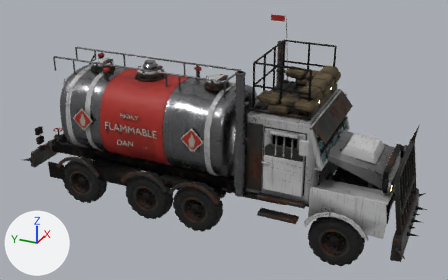
What one commit did to the glTF model public/models/vehicles/e_tanker.glb.
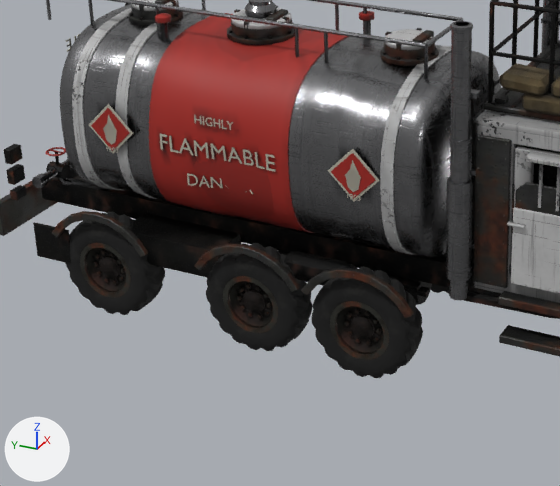
The first picture shows the older version from a camera (50 mm lens) standing at (-12.6, -6.0, 8.26) and looking at (-0.09, -0.37, 2.01). The close-ups show the older and then the newer version on the part from 7% to 64% of the width and 22% to 100% of the height of that picture. Only the edits that show in the close-ups are written down. Every picture has the same lights, and +X, +Y and +Z are marked at lower left. Vertices at exactly the same position are counted once.

In view in the first close-up: 'body', 'panel_armor_R', 'panel_bumper_R', 'panel_door_R', 'panel_stack_R', 'wheel_ML', 'wheel_MR', 'wheel_RR', 'wheel_RR2' and 1 more.
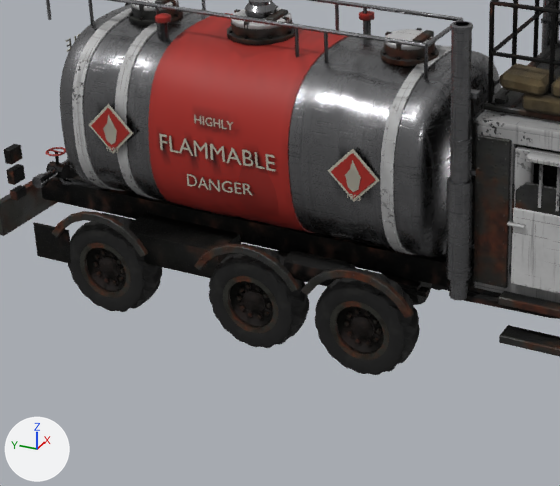
Pixel boxes (x1, y1, x2, y2) of what changed, in the close-ups (560 x 486 px; the box of a moved part takes in the faces that stretch with it):
```json
{"object": "body", "change": "reshaped, recoloured", "before": [4, 0, 560, 357], "after": [4, 0, 560, 357]}
{"object": "wheel_MR", "change": "reshaped", "before": [311, 267, 423, 378], "after": [315, 270, 420, 375], "on screen": "6% narrower"}
{"object": "wheel_RR", "change": "reshaped", "before": [206, 243, 313, 351], "after": [209, 246, 309, 348], "on screen": "6% narrower"}
{"object": "wheel_RR2", "change": "reshaped", "before": [65, 211, 165, 315], "after": [68, 215, 162, 312], "on screen": "7% shorter"}
{"object": "wheel_ML", "change": "reshaped", "before": [431, 284, 449, 293], "after": [431, 284, 449, 291], "on screen": "mostly hidden"}
{"part": 1, "of": "me_body", "change": "moved or reshaped", "after": [234, 182, 242, 194], "on screen": "not visible before"}
{"part": 2, "of": "me_body", "change": "moved or reshaped", "after": [222, 181, 233, 193], "on screen": "not visible before"}
{"part": 3, "of": "me_body", "change": "moved or reshaped", "before": [210, 177, 223, 188], "after": [209, 179, 220, 192]}
{"part": 4, "of": "me_body", "change": "moved or reshaped", "before": [96, 21, 416, 230], "after": [96, 21, 416, 229]}
{"part": 5, "of": "me_body", "change": "edited", "before": [10, 0, 560, 357], "after": [10, 0, 560, 357], "on screen": "looks the same"}
{"part": 6, "of": "me_wm_tk_l", "change": "surface changed", "before": [355, 267, 449, 293], "after": [431, 287, 449, 291]}
{"part": 7, "of": "me_wm_tk_r", "change": "moved or reshaped", "before": [67, 211, 423, 377], "after": [68, 215, 420, 374]}
```

Edits to the scene script, one JSON object a line:
```json
{"block": "me_body", "where": "me_body.from_pydata(...)  # 15944 vertices, 28828 faces; spans x -1.34..1.34, y -4.59..4.56, z 0.31..4.9"}
{"block": "me_body", "where": "# used by ob_body; location = (0.0, 0.0, 0.0)"}
{"block": "me_body", "change": "me_body part 1: the loose piece of 24 vertices spanning x -1.09..-1.07, y 1.32..1.4, z 1.91..2.03 is moved by (-0.05, 0.0, -0.01)"}
{"block": "me_body", "change": "me_body part 2: the loose piece of 60 vertices spanning x -1.1..-1.07, y 1.43..1.55, z 1.9..2.03 is moved by (-0.06, 0.0, -0.02)"}
{"block": "me_body", "change": "me_body part 3: the loose piece of 20 vertices spanning x -1.13..-1.09, y 1.58..1.71, z 1.89..2.03 is scaled about its middle by (0.51, 1, 1.05), then moved by (-0.05, 0.0, -0.01)"}
{"block": "me_body", "change": "me_body part 4: 469 of 15944 vertices moved; they spanned x -1.15..1.14, y -0.36..3.17, z 1.24..3.32 and now span x -1.16..1.15, y -0.36..3.17, z 1.23..3.33; mean shift (0.0, 0.0, 0.0); largest move (-1.03, 1.46, 1.91) -> (-1.08, 1.46, 1.89)"}
{"block": "me_body", "change": "me_body part 5: 1600 faces centred in x -1.33..1.34, y -4.34..4.46, z 0.8..3.7 are repainted in the vertex colours; the middle colour stays white #f1f1f1"}
{"block": "me_wm_tk_l", "where": "# used by ob_wheel_ml; location = (1.02, -0.1, 0.58)"}
{"op": "remove", "block": "me_wm_tk_l", "code": "me_wm_tk_l.from_pydata(...)  # 1430 vertices, 2794 faces; spans x -0.197..0.197, y -0.62..0.619, z -0.617..0.62"}
{"op": "add", "block": "me_wm_tk_l", "code": "me_wm_tk_l.from_pydata(...)  # 1430 vertices, 2794 faces; spans x -0.197..0.197, y -0.58..0.579, z -0.578..0.58"}
{"block": "me_wm_tk_l", "change": "me_wm_tk_l part 6: 756 kept faces spanning x -0.19..0.19, y -0.576..0.573, z -0.573..0.564 get new texture (UV) coordinates"}
{"block": "me_wm_tk_l", "change": "edits to the shape of me_wm_tk_l do not show in these pictures"}
{"block": "me_wm_tk_r", "where": "# used by ob_wheel_mr; location = (-1.02, -0.1, 0.58)"}
{"op": "remove", "block": "me_wm_tk_r", "code": "me_wm_tk_r.from_pydata(...)  # 1430 vertices, 2794 faces; spans x -0.197..0.197, y -0.62..0.619, z -0.617..0.62"}
{"op": "add", "block": "me_wm_tk_r", "code": "me_wm_tk_r.from_pydata(...)  # 1430 vertices, 2794 faces; spans x -0.197..0.197, y -0.58..0.579, z -0.578..0.58"}
{"block": "me_wm_tk_r", "change": "me_wm_tk_r part 7: 733 of 1430 vertices moved; they spanned x -0.186..0.175, y -0.62..0.619, z -0.617..0.62 and now span x -0.186..0.175, y -0.58..0.579, z -0.578..0.58; mean shift (0.0, 0.0, 0.0); largest move (-0.101, -0.606, 0.075) -> (-0.101, -0.567, 0.07)"}
```
